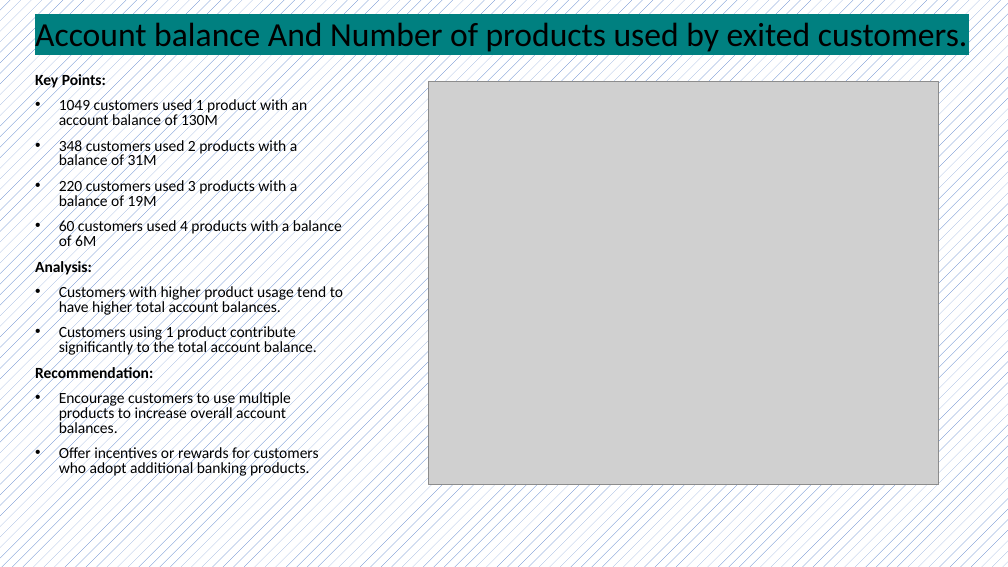
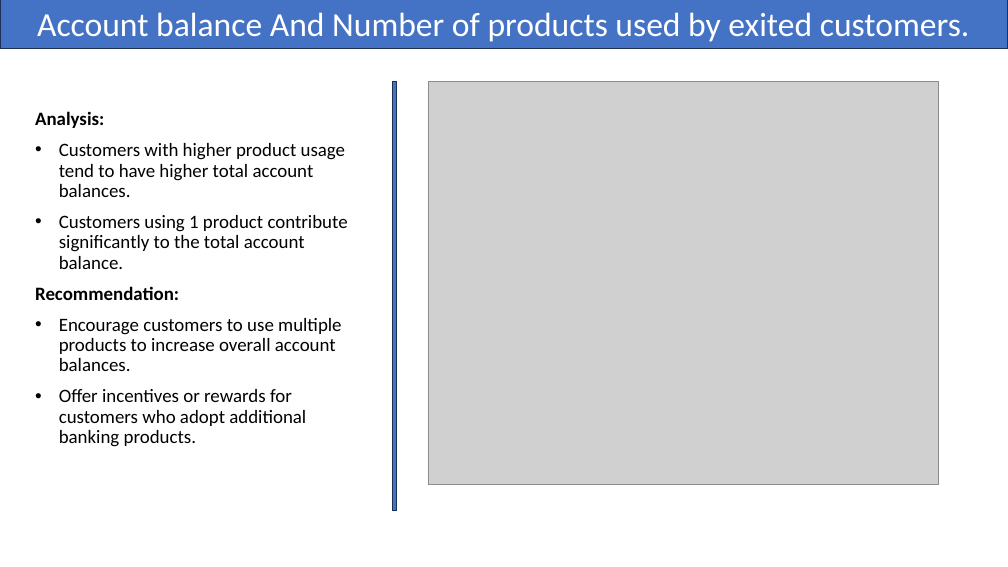
Before and after one commit to Lokesh272000/SQL-Project, a slide deck: slide 14 of Capstone Presentation.pptx. Drawn at 1008x567 pixels with LibreOffice and Linux fonts; fonts in the diff are those of the drawing; grey boxes stand for pictures. Boxes give left, top, right and bottom in pixels: in the first picture for what was removed or moved away, otherwise in the second. Text is boxed around its words. In the diff, an @@ line names an element or a change of style, - is before the commit and + after.

```diff
--- a/Capstone Presentation.pptx
+++ b/Capstone Presentation.pptx
@@ background pattern #4472C4 on #FFFFFF to #FFFFFF @@
@@ rectangle "Account balance And Number of ...": place and size @@
-rectangle "Account balance And Number of ..." at (35,22,968,52)
+rectangle "Account balance And Number of ..." at (0,0,1008,49)
@@ rectangle "Account balance And Number of ..." at (0,0,1008,49): text colour #000000 to #FFFFFF, highlight #008080 to none; alignment left to centre; line spacing 0.9 to 1; fill none to #4472C4; outline none to #1E3256 1 pt @@
@@ text at (35,72,342,251): paragraphs removed @@
-Key Points:
-• 1049 customers used 1 product with an account balance of 130M
-• 348 customers used 2 products with a balance of 31M
-• 220 customers used 3 products with a balance of 19M
-• 60 customers used 4 products with a balance of 6M
@@ rectangle added at (392,82,396,510), fill #4472C4, outline #1E3256 1 pt @@
@@ text "Analysis:": place and size @@
-text "Analysis:" at (35,72,343,478)
+text "Analysis:" at (35,111,348,447)
@@ text "Analysis:" at (35,111,348,447): size 14.8 to 18 pt; line spacing 0.8 to 0.9 @@
```
Also in this commit, not shown: 19 other slides changed, 1 slide added, 1 slide removed.
